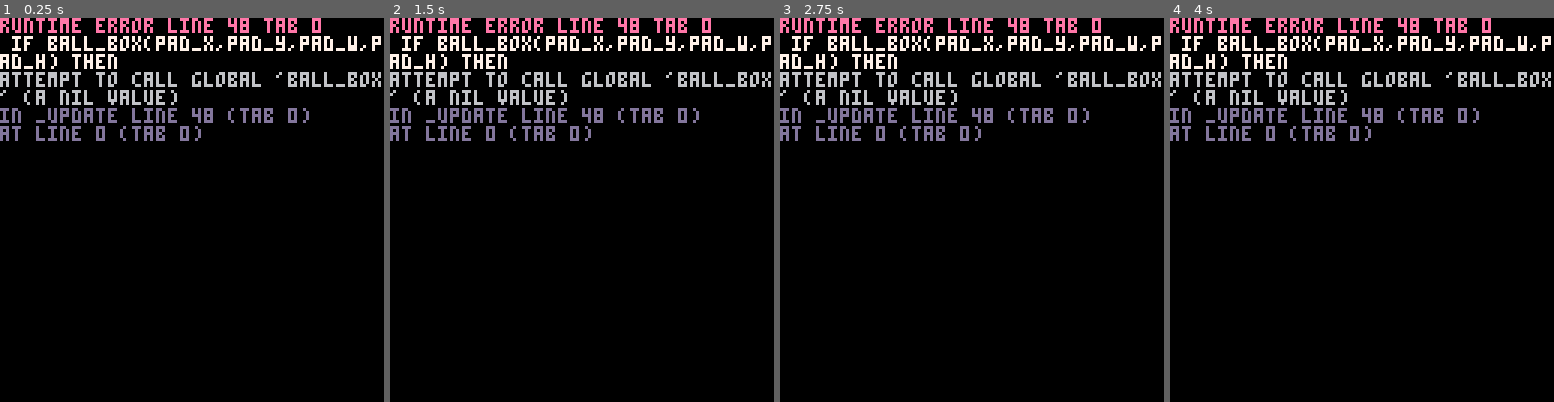
Above: before the commit, frames 1-4 (left to right).
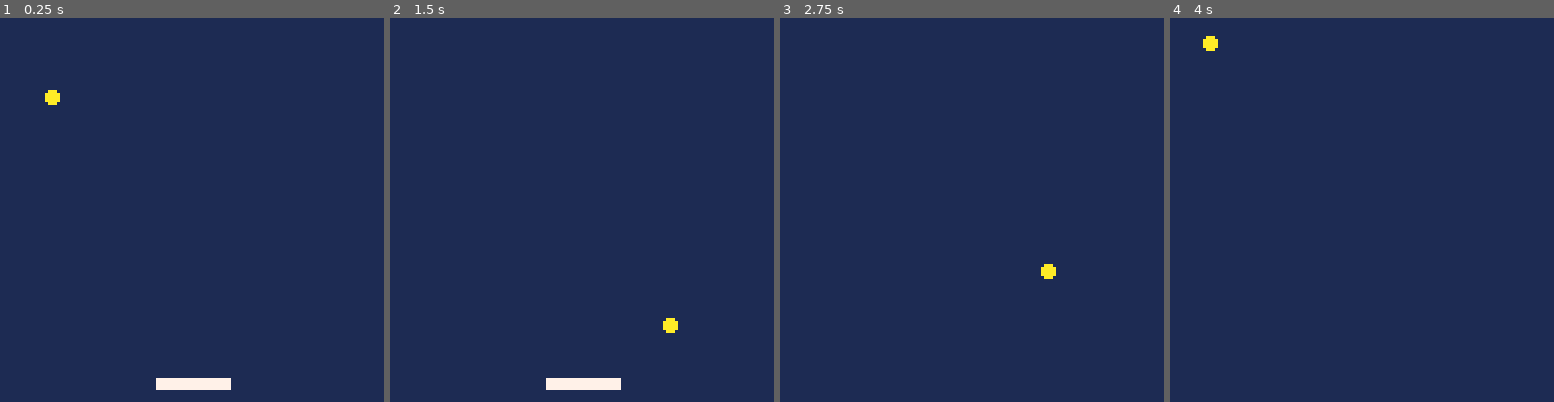
Above: after the commit, the same moments.

Repository: mapedorr/breakout_p8
Game: PICO-8 cartridge breakout.p8
Same seed, same stepped clock (60 frames per second), same inputs: the game is played once before the commit and once after it.
Inputs:
- Up to frame 1 (0.25 s): no input
- Up to frame 2 (1.5 s): tap X (X key) at 0.33, 1.07 s; tap O (Z key) at 0.7 s
- Up to frame 3 (2.75 s): hold Right 1.6-2.1 s; tap O (Z key) at 1.7, 2.1, 2.5 s; tap X (X key) at 1.85 s; hold Up 2.15-2.42 s; hold Right from 2.47 s (still down)
- Up to frame 4 (4 s): tap O (Z key) at 2.9, 3.3, 3.7 s; tap X (X key) at 2.97 s; release Right at 3.03 s; hold Left 3.08-3.58 s; hold Down 3.63-3.97 s

The runs differ from the first frame. In frame 1, 100% of the frame differs, in the area x 0-100%, y 0-100%; in frame 2, 100%; in frame 3, 100%; in frame 4, 100%.
Error before the commit: runtime error line 48 tab 0; if ball_box(pad_x,pad_y,pad_w,pad_h) then; attempt to call global 'ball_box' (a nil value)

Commit message:
Deflection direction calculations working

Diff:
--- a/breakout.p8
+++ b/breakout.p8
@@ -25,6 +25,8 @@
 
 function _update()
  local buttpress=false
+ local next_x,next_y
+
  if btn(c_left) then
   pad_dx=-5
   buttpress=true
@@ -40,20 +42,42 @@
 
  pad_x+=pad_dx
 
- ball_x+=ball_dx
- ball_y+=ball_dy
+ next_x=ball_x+ball_dx
+ next_y=ball_y+ball_dy
 
 	-- handle collision with walls
- wall_collision()
+ if next_x > 127 or next_x < 0 then
+  next_x=mid(0,next_x,127)
+  -- invert ball direction
+  ball_dx=-ball_dx
+  sfx(0)
+ end
+ if next_y > 127 or next_y < 0 then
+  next_y=mid(0,next_y,127)
+  -- invert ball direction
+  ball_dy=-ball_dy
+  sfx(0)
+ end
 
  pad_c=7
  -- check if the ball hits the padle
- if ball_box(pad_x,pad_y,pad_w,pad_h) then
-  -- todo:deal with collision
+ if ball_box(next_x,next_y,pad_x,pad_y,pad_w,pad_h) then
+  -- find direction to deflect
+  if deflx_ball_box(ball_x,ball_y,ball_dx,ball_dy,pad_x,pad_y,pad_w,pad_h) then
+   -- invert ball direction in x
+   ball_dx=-ball_dx
+  else
+   -- invert ball direction in y
+   ball_dy=-ball_dy
+  end
+  -- feedback stuff
   pad_c=8
-  -- invert ball direction
-  ball_dy=-ball_dy
+  sfx(0)
  end
+
+ -- set the new position of the ball
+ ball_x=next_x
+ ball_y=next_y
 end
 
 function _draw()
@@ -64,19 +88,16 @@
 -- *-*-*-*
 -- physics
 -- *-*-*-*
--- check collisions with the walls
-function wall_collision()
- if ball_x > 127 or ball_x < 0 then
-  -- invert ball direction
-  ball_dx=-ball_dx
-  sfx(0)
- end
- if ball_y > 127 or ball_y < 0 then
-  -- invert ball direction
-  ball_dy=-ball_dy
-  sfx(0)
- end
+
+-- check collision with a box
+function ball_box(bx,by,box_x,box_y,box_w,box_h)
+ if by-ball_r>box_y+box_h then return false end
+ if by+ball_r<box_y then return false end
+ if bx-ball_r>box_x+box_w then return false end
+ if bx+ball_r<box_x then return false end
+ return true
 end
+
 -- check collisions between the
 -- ball and a box
 function deflx_ball_box(b_x,b_y,b_dx,b_dy,t_x,t_y,t_w,t_h)
